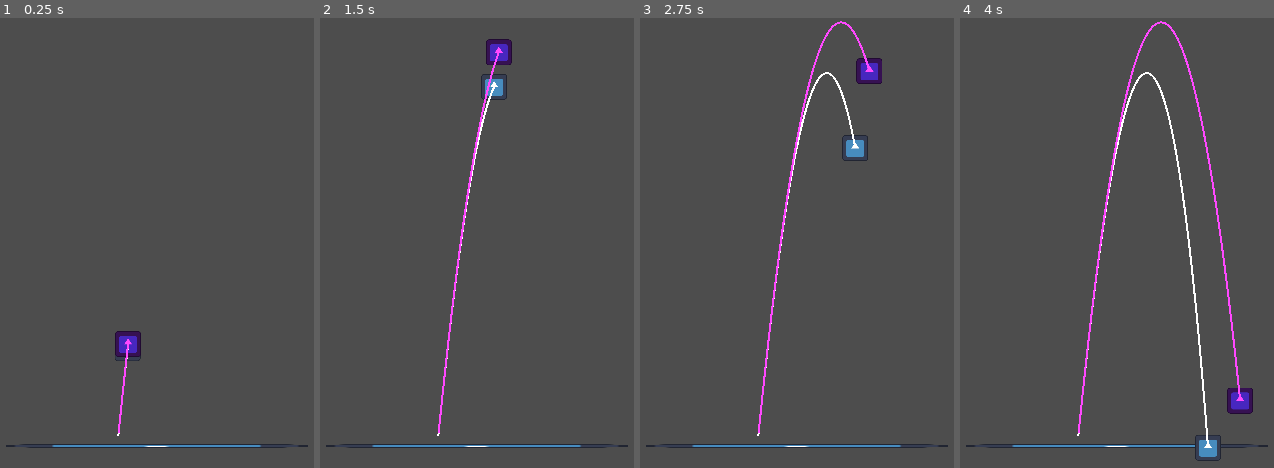
Above: before the commit, frames 1-4 (left to right).
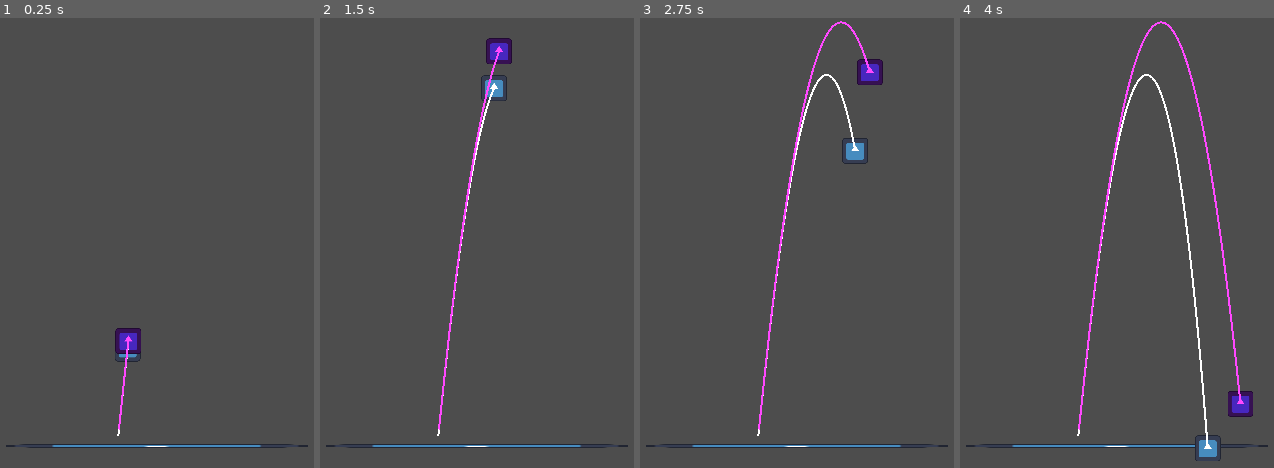
Above: after the commit, the same moments.

Repository: d-bucur/godot_integration_comparison
Game: Godot game, scene res://test_scenes/integration_comparison.tscn
Two runs of this game, one before a commit and one after it. Both use one fixed random seed, a clock stepped at 60 frames per second and the inputs below. The engine's default icon, where the game draws it, is replaced by a stand-in: a white triangle on a blue panel in a dark square.
Inputs:
- Up to frame 1 (0.25 s): no input
- Up to frame 2 (1.5 s): no input
- Up to frame 3 (2.75 s): no input
- Up to frame 4 (4 s): no input

The runs differ from the first frame. In frame 1, 0.3% of the frame differs, in the area x 36-45%, y 68-93%; in frame 2, 0.2%; in frame 3, 0.5%; in frame 4, 0.7%, in the area x 37-94%, y 12-99%.

Commit message:
mvoed common test setup to resource

Diff:
--- /dev/null
+++ b/scripts/test_setup.gd
@@ -0,0 +1,16 @@
+extends Resource
+
+class_name TestSetup
+
+## physics_ticks_per_second value
+@export var tps: int = 60
+# https://www.wolframalpha.com/input?i=y1%3D637%3B+y0%3D589%3B+v0%3D-2000%3B+a%3D980%3B+solve+1%2F2*a*t%5E2+%2B+v0*t+%2B+y0+-+y1+%3D+0+
+## expected time calculated by resolving the motion equation
+## 1/2*a*t^2 + v0*t + y0 - y1 = 0
+@export var expected_time: float = 4105.49
+# https://www.wolframalpha.com/input?i=minimize+1%2F2*980*t%5E2+%2B+-2000*t+%2B+589+for+t
+@export var expected_y: float = -1451.8
+
+
+func _ready() -> void:
+	Engine.physics_ticks_per_second = tps
--- a/test_monitor.gd
+++ b/test_monitor.gd
@@ -3,12 +3,7 @@
 @export var method_name: String
 @export var target: Node2D
 @export var finish_line: Node2D
-## physics_ticks_per_second value
-@export var tps: int = 60
-# https://www.wolframalpha.com/input?i=y1%3D637%3B+y0%3D589%3B+v0%3D-2000%3B+a%3D980%3B+solve+1%2F2*a*t%5E2+%2B+v0*t+%2B+y0+-+y1+%3D+0+
-## expected time calculated by resolving the motion equation
-## 1/2*a*t^2 + v0*t + y0 - y1 = 0
-@export var expected_time: float = 4105.49
+@export var setup: TestSetup
 
 var max_x: float = -1000
 var max_y: float = 1000
@@ -16,8 +11,6 @@
 var is_stopped = false
 
 func _ready() -> void:
-	# Engine.max_fps = fps
-	Engine.physics_ticks_per_second = tps
 	time_started = Time.get_ticks_msec()
 
 # Called every frame. 'delta' is the elapsed time since the previous frame.
@@ -31,10 +24,11 @@
 
 func _on_finished():
 	var t = Time.get_ticks_msec() - time_started
-	# var t_error = abs(float(expected_time - t)) / expected_time
+	var t_error = abs(float(setup.expected_time - t)) / setup.expected_time * 100
+	var y_error = abs(setup.expected_y - max_y) / setup.expected_y * 100
 	print("|-----------------|-----|-------|---------|---------|
-| method          | tps | max_x | min_y   | time    |
-|-----------------|-----|-------|---------|---------|
-| %s      | %d | %.1f | %.1f | %d |" % [method_name, tps, max_x, max_y, t])
+| method          | tps | max_x | min_y (%%err)  | time (%%err)   |
+| %s      | %d | %.1f | %.1f (%.1f) | %d (%.1f) |" \
+	% [method_name, setup.tps, max_x, max_y, y_error, t, t_error])
 	is_stopped = true
 	target.sleeping = true
--- a/test_scenes/integration_comparison.tscn
+++ b/test_scenes/integration_comparison.tscn
@@ -1,7 +1,8 @@
-[gd_scene load_steps=6 format=3 uid="uid://dpu6ek7fvh71d"]
+[gd_scene load_steps=7 format=3 uid="uid://dpu6ek7fvh71d"]
 
 [ext_resource type="PackedScene" uid="uid://dpfh0i55mrxd8" path="res://ground.tscn" id="1_pnjng"]
 [ext_resource type="Script" path="res://test_monitor.gd" id="2_cv3s2"]
+[ext_resource type="Resource" uid="uid://bnrhcmxvb3sfg" path="res://test_setup.tres" id="3_c75pw"]
 [ext_resource type="Texture2D" uid="uid://dyidx7utgs7gj" path="res://icon.svg" id="3_fui4e"]
 [ext_resource type="Script" path="res://trail.gd" id="4_ua7nv"]
 [ext_resource type="Script" path="res://verlet_integrator.gd" id="5_qybnl"]
@@ -22,10 +23,10 @@
 
 [node name="TestMonitor" type="Node" parent="EngineDefault" node_paths=PackedStringArray("target", "finish_line")]
 script = ExtResource("2_cv3s2")
-method_name = "engine/euler"
+method_name = "engine_euler"
 target = NodePath("..")
 finish_line = NodePath("../../Ground")
-tps = 120
+setup = ExtResource("3_c75pw")
 
 [node name="Sprite2D" type="Sprite2D" parent="EngineDefault"]
 texture = ExtResource("3_fui4e")
@@ -43,10 +44,10 @@
 
 [node name="TestMonitor2" type="Node" parent="VelocityVerlet" node_paths=PackedStringArray("target", "finish_line")]
 script = ExtResource("2_cv3s2")
-method_name = "velocity_vernet_constant"
+method_name = "velocity_verlet_const"
 target = NodePath("..")
 finish_line = NodePath("../../Ground")
-tps = 120
+setup = ExtResource("3_c75pw")
 
 [node name="Sprite2D" type="Sprite2D" parent="VelocityVerlet"]
 texture = ExtResource("3_fui4e")
--- /dev/null
+++ b/test_setup.tres
@@ -0,0 +1,9 @@
+[gd_resource type="Resource" script_class="TestSetup" load_steps=2 format=3 uid="uid://bnrhcmxvb3sfg"]
+
+[ext_resource type="Script" path="res://scripts/test_setup.gd" id="1_8j1qp"]
+
+[resource]
+script = ExtResource("1_8j1qp")
+tps = 60
+expected_time = 4105.49
+expected_y = -1451.8
Not shown, changed: references.md
Not shown, changed: results.md
